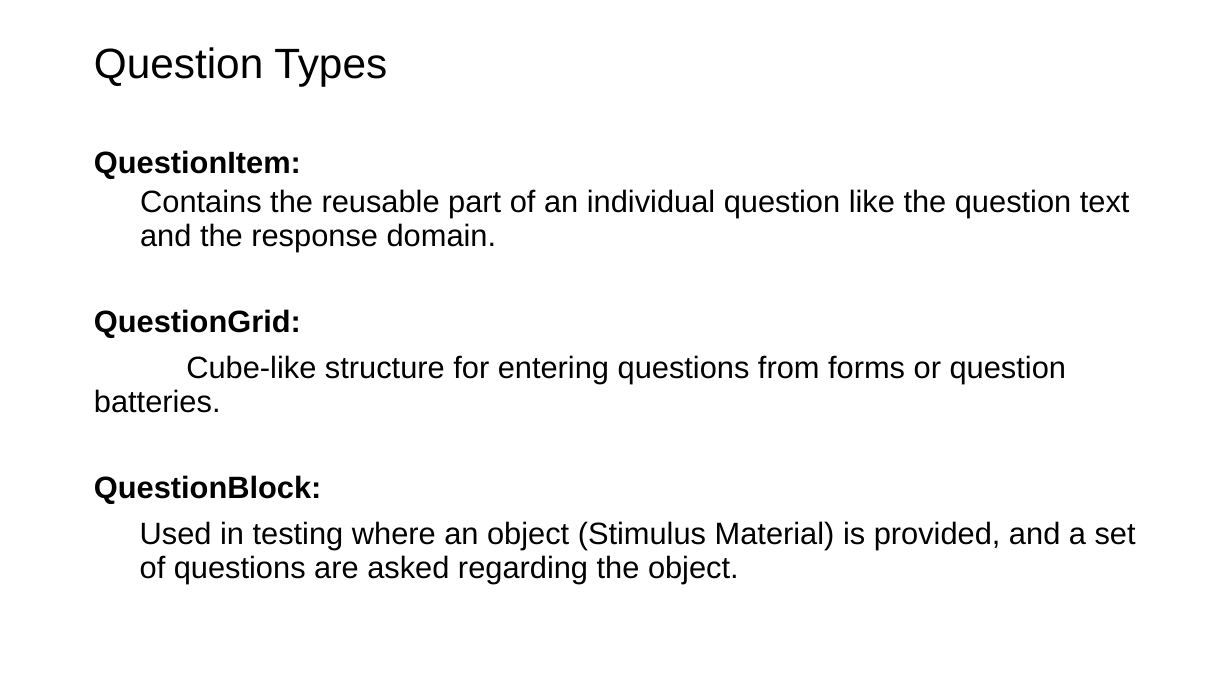
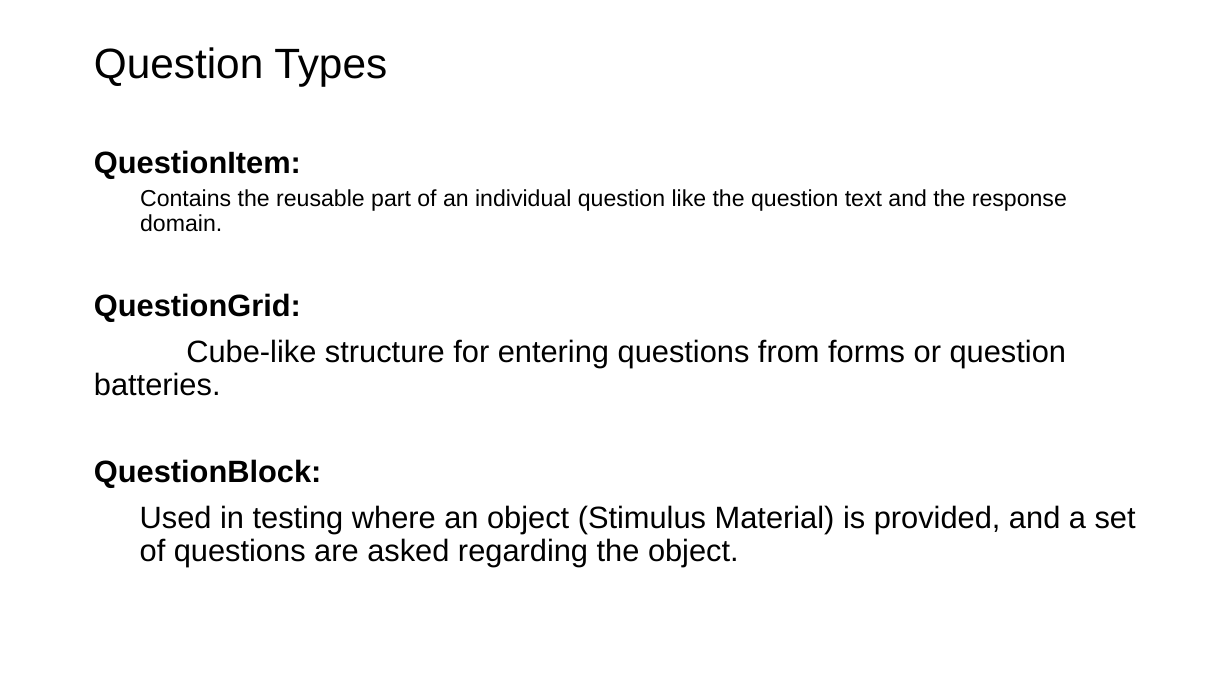
Before and after one commit to CLOSER-Cohorts/training-development, a slide deck: slide 6 of templates/ddi-reference.pptx. Drawn at 1232x693 pixels with LibreOffice and Linux fonts; fonts in the diff are those of the drawing; background and template pictures are left out. Boxes give left, top, right and bottom in pixels: in the first picture for what was removed or moved away, otherwise in the second. Text is boxed around its words. In the diff, an @@ line names an element or a change of style, - is before the commit and + after.

Commit message:
formatting changes to template

```diff
--- a/templates/ddi-reference.pptx
+++ b/templates/ddi-reference.pptx
@@ text at (140,189,1067,232): size 24 to 18 pt in "Contains the reusable part of an individual ..." @@
```
Also in this commit, not shown: 7 other slides changed.
